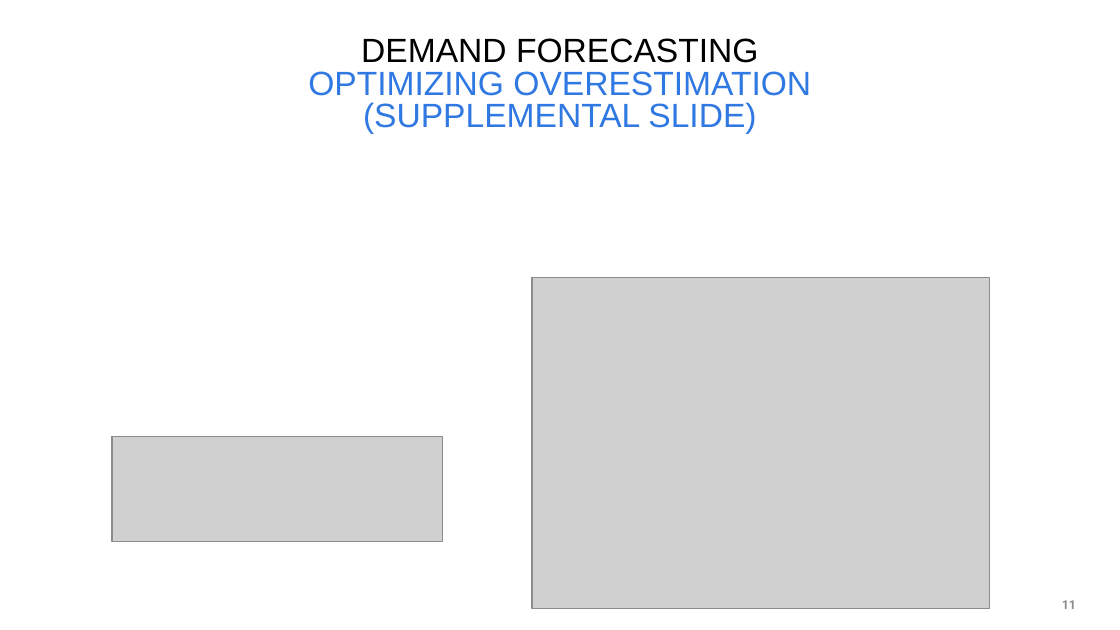
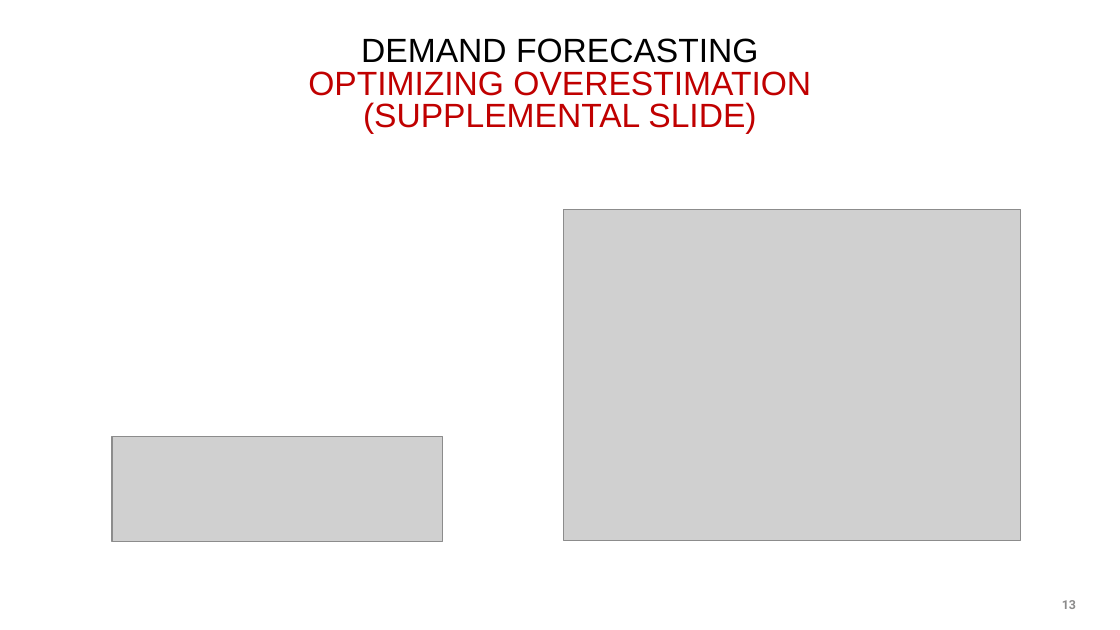
Before and after one commit to cwcomiskey/Misc, a slide deck: slide 13 of adidas/7June2019_putting.pptx (slide 11 before the commit). Drawn at 1120x630 pixels with LibreOffice and Linux fonts; fonts in the diff are those of the drawing; grey boxes stand for pictures; background and template pictures are left out. Boxes give left, top, right and bottom in pixels: in the first picture for what was removed or moved away, otherwise in the second. Text is boxed around its words. In the diff, an @@ line names an element or a change of style, - is before the commit and + after.

```diff
--- a/adidas/7June2019_putting.pptx
+++ b/adidas/7June2019_putting.pptx
@@ title "DEMAND FORECASTING OPTIMIZING OVERESTIMATION (SUPPLEMENTAL ..." at (308, 38, 811, 133): text colour #3078E2 to #C00000 in "OPTIMIZING OVERESTIMATION (SUPPLEMENTAL SLIDE)" @@
@@ picture: place and size @@
-picture at (532, 278, 989, 609)
+picture at (563, 209, 1020, 541)
@@ page number at (1062, 600, 1076, 609): text changed @@
-11
+13
```
Also in this commit, not shown: 10 other slides changed, 2 slides added, 1 other file.
